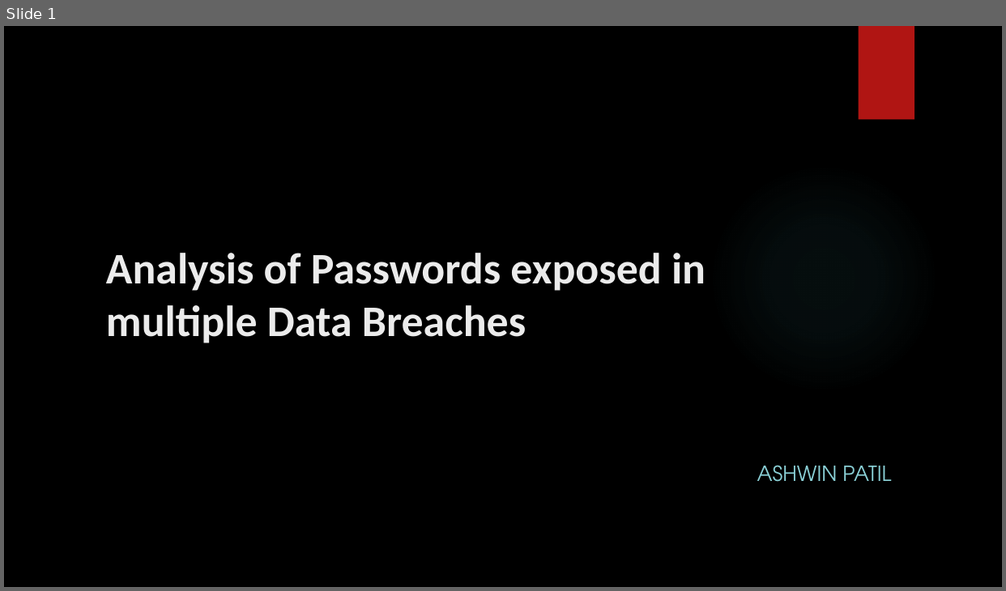
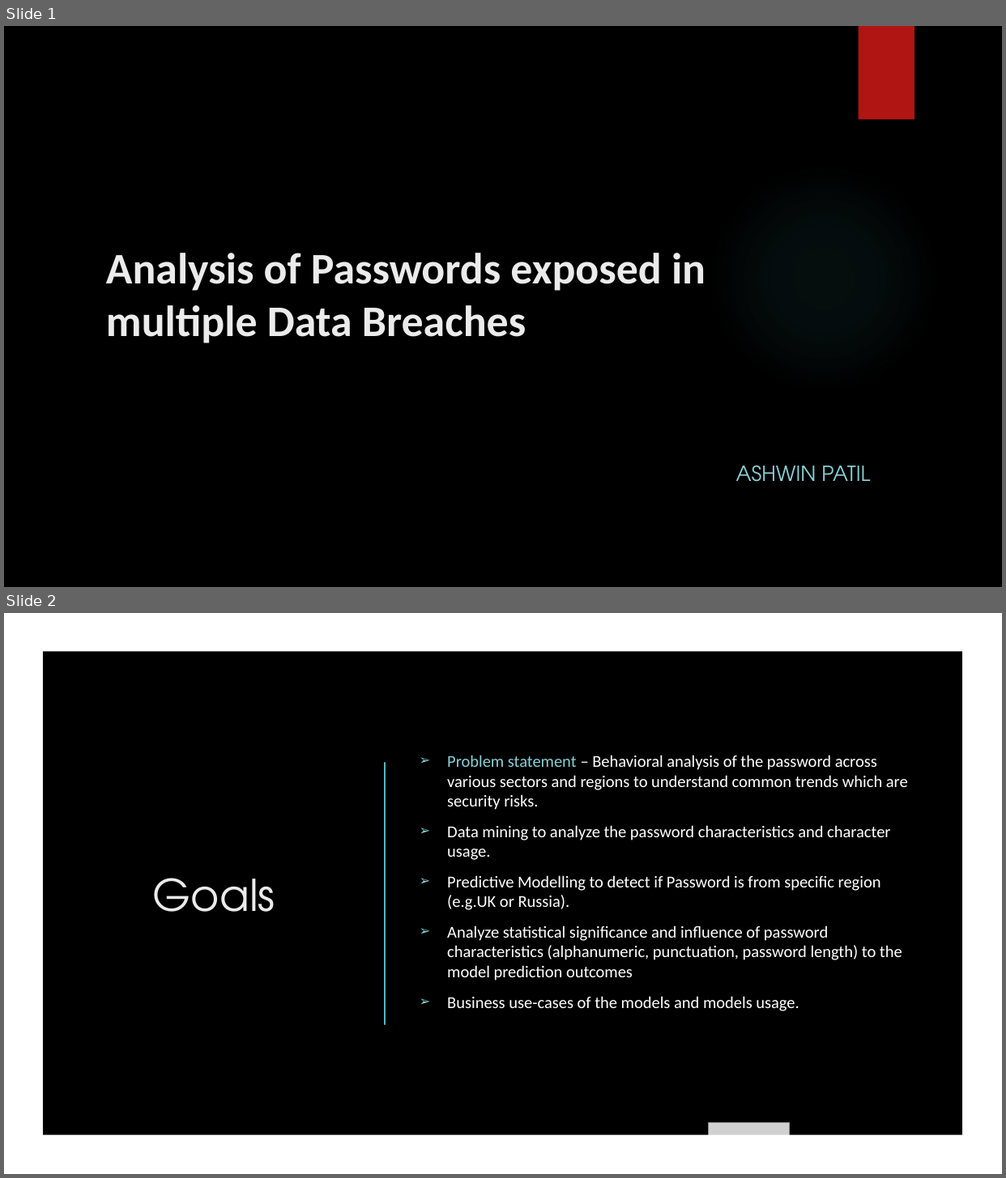
Before and after one commit to ashwin-patil/springboard-intro-to-datascience, a slide deck: capstone_project/Analysis of Passwords exposed in multiple Data Breaches.pptx. Shown one above the other, each under a label of ours: slide 1 before the commit, slides 1 and 2 after it. The pictures are 1006x591 and 1006x1178 pixels, drawn with LibreOffice and Linux fonts; fonts in the diff are those of the drawing; grey boxes stand for pictures; background and template pictures are left out. Boxes give left, top, right and bottom in pixels: in the first picture for what was removed or moved away, otherwise in the second. Text is boxed around its words. In the diff, an @@ line names an element or a change of style, - is before the commit and + after.

```diff
--- a/capstone_project/Analysis of Passwords exposed in multiple Data Breaches.pptx
+++ b/capstone_project/Analysis of Passwords exposed in multiple Data Breaches.pptx
@@ slide 2 added at (4, 613, 1002, 1174), background picture (left out); not listed: 1 template element that a slide beside it also shows @@
@@ rectangle added at (4, 613, 1002, 1174), fill #000000 @@
@@ freeform shape added at (4, 613, 1002, 1174), fill #FFFFFF @@
@@ text added at (447, 755, 908, 1012), 16 pt, text #FFFFFF @@
+➢ Problem statement – Behavioral analysis of the password across various sectors and regions to understand common trends which are security risks.
+➢ Data mining to analyze the password characteristics and character usage.
+➢ Predictive Modelling to detect if Password is from specific region (e.g.UK or Russia).
+➢ Analyze statistical significance and influence of password characteristics (alphanumeric, punctuation, password length) to the model prediction outcomes
+➢ Business use-cases of the models and models usage.
@@ line added from (385, 763) to (385, 1024), #50B9C1 1.5 pt @@
@@ title added at (153, 878, 275, 912), 42 pt, text #EBEBEB @@
+Goals
@@ picture added at (709, 1122, 790, 1174) @@
@@ slide 1 changed as well @@
@@ subtitle "ASHWIN PATIL": place and size @@
-subtitle "ASHWIN PATIL" at (757, 465, 891, 482)
+subtitle "ASHWIN PATIL" at (736, 465, 870, 482)
```
Also in this commit, not shown: 7 other slides changed, 1 other slide added, 1 other file.
